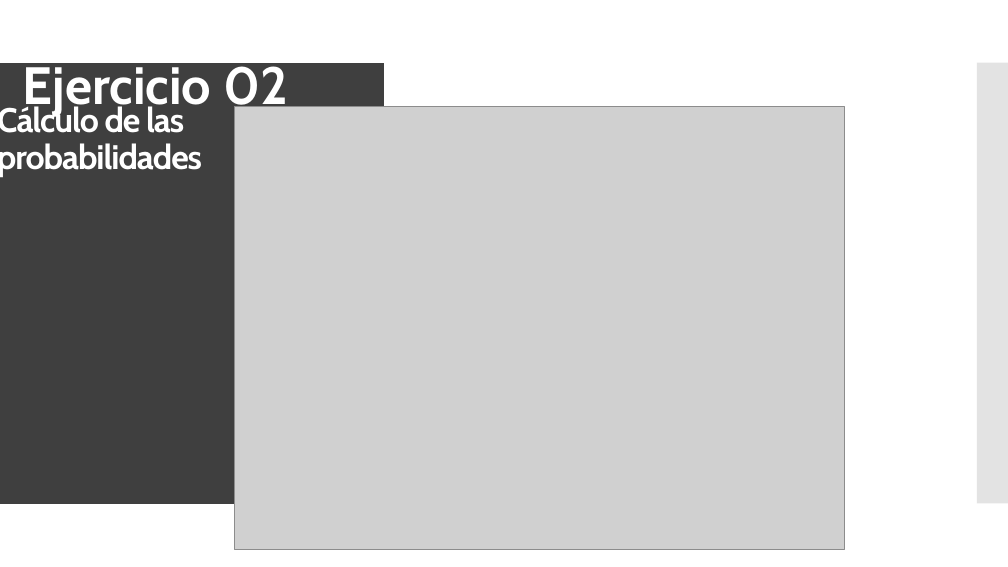
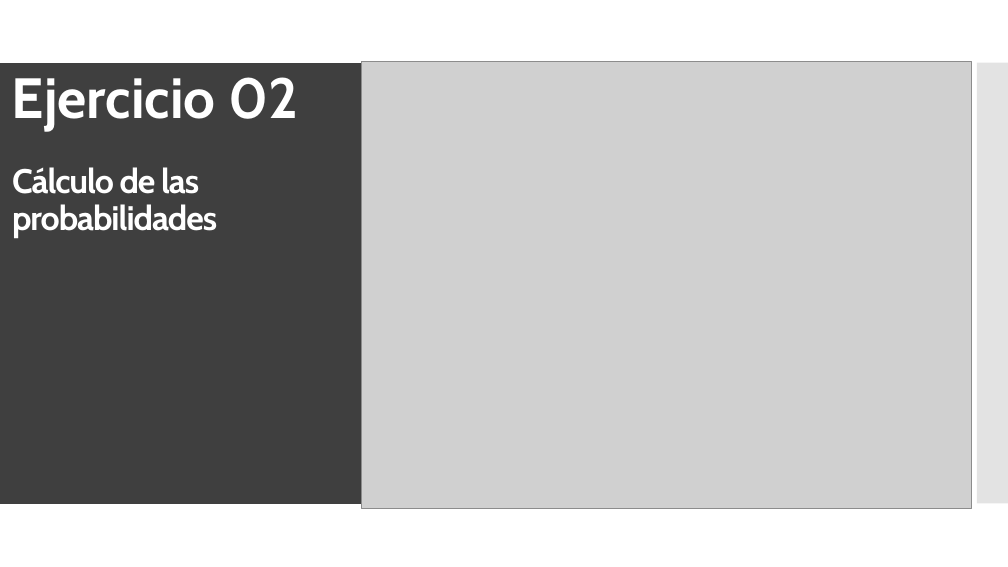
Before and after one commit to Juanfragar/Fiabilidad-y-gestion-de-riesgos, a slide deck: slide 9 of Práctica 3/PRESENTACION.pptx. Drawn at 1008x567 pixels with LibreOffice and Linux fonts; fonts in the diff are those of the drawing; grey boxes stand for pictures. Boxes give left, top, right and bottom in pixels: in the first picture for what was removed or moved away, otherwise in the second. Text is boxed around its words. In the diff, an @@ line names an element or a change of style, - is before the commit and + after.

```diff
--- a/Práctica 3/PRESENTACION.pptx
+++ b/Práctica 3/PRESENTACION.pptx
@@ text "Ejercicio 02": place and size @@
-text "Ejercicio 02" at [23, 59, 288, 115]
+text "Ejercicio 02" at [12, 77, 298, 131]
@@ text "Ejercicio 02" at [12, 77, 298, 131]: size 50 to 54 pt @@
@@ title "Cálculo de las probabilidades": place and size @@
-title "Cálculo de las probabilidades" at [0, 104, 202, 176]
+title "Cálculo de las probabilidades" at [12, 167, 217, 238]
@@ picture: place and size @@
-picture at [234, 107, 845, 549]
+picture at [361, 61, 972, 509]
```
Also in this commit, not shown: 13 other slides changed, 2 other files.
